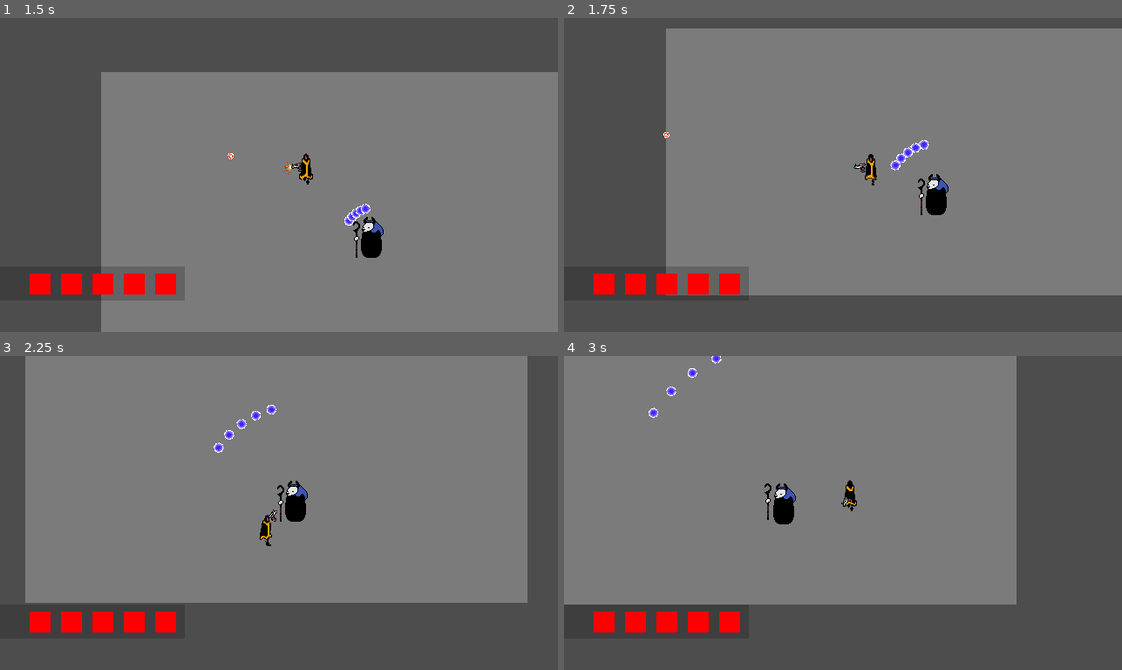
Above: before the commit, frames 1-4 (two rows, left to right).
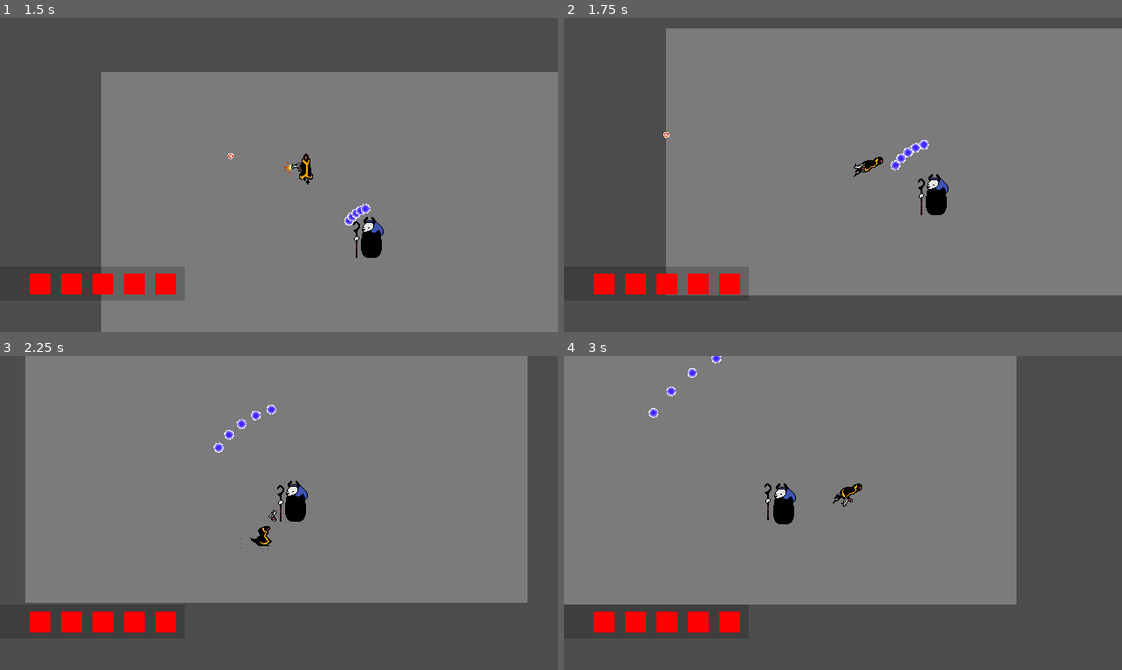
Above: after the commit, the same moments.

Repository: Lukko-Digital/WellesleyGameJam2024
Game: Godot game, scene res://src/main.tscn
The game is run twice, just before and just after one commit, with the same random seed, the same clock (stepped at 60 frames per second) and the same inputs.
Inputs (mouse positions are in pixels of both pictures, inside the frame that each line leads up to):
- Up to frame 1 (1.5 s): move the mouse to (401, 159) at 0.52 s; hold D (right) 0.53-1.28 s; hold Shift (roll, bound only after the commit) 0.53-1.28 s; move the mouse to (167, 190) at 1.27 s; hold S (down) from 1.28 s (still down); click (167, 190) at 1.35 s
- Up to frame 2 (1.75 s): keep holding S (down); tap Shift (roll, bound only after the commit) at 1.55 s
- Up to frame 3 (2.25 s): move the mouse to (334, 443) at 2.02 s; release S (down) at 2.03 s; hold D (right) from 2.03 s (still down); hold Shift (roll, bound only after the commit) from 2.03 s (still down)
- Up to frame 4 (3 s): move the mouse to (815, 575) at 2.77 s; release D (right) at 2.78 s; release Shift (roll, bound only after the commit) at 2.78 s; hold W (up) from 2.78 s (still down); tap Shift (roll, bound only after the commit) at 2.85 s

Frame 1 is identical in both runs. In frame 2, 0.2% of the frame differs, in the area x 51-58%, y 43-54%; in frame 3, 0.2%; in frame 4, 0.2%.

Commit message:
dodge roll visual

Diff:
--- a/project.godot
+++ b/project.godot
@@ -53,6 +53,12 @@
 "events": [Object(InputEventMouseButton,"resource_local_to_scene":false,"resource_name":"","device":-1,"window_id":0,"a …(253 unchanged characters)…
 ]
 }
+roll={
+"deadzone": 0.5,
+"events": [Object(InputEventKey,"resource_local_to_scene":false,"resource_name":"","device":-1,"window_id":0,"alt_pressed":false,"shift_pressed":false,"ctrl_pressed":false,"meta_pressed":false,"pressed":false,"keycode":0,"physical_keycode":4194325,"key_label":0,"unicode":0,"echo":false,"script":null)
+, Object(InputEventMouseButton,"resource_local_to_scene":false,"resource_name":"","device":-1,"window_id":0,"alt_pressed":false,"shift_pressed":false,"ctrl_pressed":false,"meta_pressed":false,"button_mask":0,"position":Vector2(0, 0),"global_position":Vector2(0, 0),"factor":1.0,"button_index":2,"canceled":false,"pressed":false,"double_click":false,"script":null)
+]
+}
 
 [layer_names]
 
--- a/src/player/player.gd
+++ b/src/player/player.gd
@@ -17,6 +17,7 @@
 
 @onready var health = MAX_HEALTH: set = _set_health
 var idle_dir: Vector2 = Vector2.DOWN
+var rolling = false
 var dead = false
 
 ## --- SETTERS ---
@@ -48,6 +49,8 @@
 
 
 func handle_animation(direction: Vector2):
+	if rolling:
+		return
 	match direction.round():
 		Vector2.ZERO:
 			if idle_dir == Vector2.DOWN:
@@ -80,6 +83,11 @@
 		attack()
 
 
+func _unhandled_input(event):
+	if event.is_action_pressed("roll"):
+		roll()
+
+
 ## --- ACTION FUNCTIONS ---
 
 
@@ -101,6 +109,15 @@
 	instance.field_time = BULLET.FIELD_TIME
 	instance.speed = BULLET.SPEED
 	get_parent().add_child(instance)
+
+
+func roll():
+	if velocity == Vector2.ZERO:
+		return
+	rolling = true
+	sprite.play("dodge_down_right")
+	await sprite.animation_finished
+	rolling = false
 
 
 ## --- TAKING DAMAGE ---
--- a/src/player/player.tscn
+++ b/src/player/player.tscn
@@ -1,9 +1,10 @@
-[gd_scene load_steps=48 format=3 uid="uid://tu268rhi3o1q"]
+[gd_scene load_steps=57 format=3 uid="uid://tu268rhi3o1q"]
 
 [ext_resource type="Script" path="res://src/player/player.gd" id="1_8v8oq"]
 [ext_resource type="PackedScene" uid="uid://hhfchlxg4hc6" path="res://src/display/ui.tscn" id="2_2xssp"]
 [ext_resource type="Texture2D" uid="uid://duroqb6xo1sd" path="res://assets/png/player_death-sheet.png" id="2_bdhs3"]
 [ext_resource type="Texture2D" uid="uid://bqub5t7eckkj8" path="res://assets/png/player-sheet.png" id="2_xdykf"]
+[ext_resource type="Texture2D" uid="uid://dnm5morqxl4v4" path="res://assets/png/player_dodge-sheet.png" id="3_aao5e"]
 [ext_resource type="PackedScene" uid="uid://bd3lusegcrs72" path="res://src/player/gun.tscn" id="4_kjx4c"]
 
 [sub_resource type="AtlasTexture" id="AtlasTexture_r6qf1"]
@@ -37,6 +38,38 @@
 [sub_resource type="AtlasTexture" id="AtlasTexture_iq6rs"]
 atlas = ExtResource("2_bdhs3")
 region = Rect2(174, 70, 58, 70)
+
+[sub_resource type="AtlasTexture" id="AtlasTexture_5h37y"]
+atlas = ExtResource("3_aao5e")
+region = Rect2(0, 0, 58, 70)
+
+[sub_resource type="AtlasTexture" id="AtlasTexture_rv4vr"]
+atlas = ExtResource("3_aao5e")
+region = Rect2(58, 0, 58, 70)
+
+[sub_resource type="AtlasTexture" id="AtlasTexture_lqbjx"]
+atlas = ExtResource("3_aao5e")
+region = Rect2(116, 0, 58, 70)
+
+[sub_resource type="AtlasTexture" id="AtlasTexture_vwhxc"]
+atlas = ExtResource("3_aao5e")
+region = Rect2(174, 0, 58, 70)
+
+[sub_resource type="AtlasTexture" id="AtlasTexture_ngjg8"]
+atlas = ExtResource("3_aao5e")
+region = Rect2(232, 0, 58, 70)
+
+[sub_resource type="AtlasTexture" id="AtlasTexture_lsiih"]
+atlas = ExtResource("3_aao5e")
+region = Rect2(290, 0, 58, 70)
+
+[sub_resource type="AtlasTexture" id="AtlasTexture_37nk5"]
+atlas = ExtResource("3_aao5e")
+region = Rect2(348, 0, 58, 70)
+
+[sub_resource type="AtlasTexture" id="AtlasTexture_sldcy"]
+atlas = ExtResource("3_aao5e")
+region = Rect2(406, 0, 58, 70)
 
 [sub_resource type="AtlasTexture" id="AtlasTexture_1qirq"]
 atlas = ExtResource("2_xdykf")
@@ -196,6 +229,35 @@
 "loop": false,
 "name": &"die",
 "speed": 5.0
+}, {
+"frames": [{
+"duration": 1.0,
+"texture": SubResource("AtlasTexture_5h37y")
+}, {
+"duration": 1.0,
+"texture": SubResource("AtlasTexture_rv4vr")
+}, {
+"duration": 1.0,
+"texture": SubResource("AtlasTexture_lqbjx")
+}, {
+"duration": 1.0,
+"texture": SubResource("AtlasTexture_vwhxc")
+}, {
+"duration": 1.0,
+"texture": SubResource("AtlasTexture_ngjg8")
+}, {
+"duration": 1.0,
+"texture": SubResource("AtlasTexture_lsiih")
+}, {
+"duration": 1.0,
+"texture": SubResource("AtlasTexture_37nk5")
+}, {
+"duration": 1.0,
+"texture": SubResource("AtlasTexture_sldcy")
+}],
+"loop": false,
+"name": &"dodge_down_right",
+"speed": 10.0
 }, {
 "frames": [{
 "duration": 1.0,
@@ -335,7 +397,7 @@
 
 [node name="AnimatedSprite2D" type="AnimatedSprite2D" parent="."]
 sprite_frames = SubResource("SpriteFrames_etwbb")
-animation = &"die"
+animation = &"dodge_down_right"
 frame = 7
 frame_progress = 1.0
 
